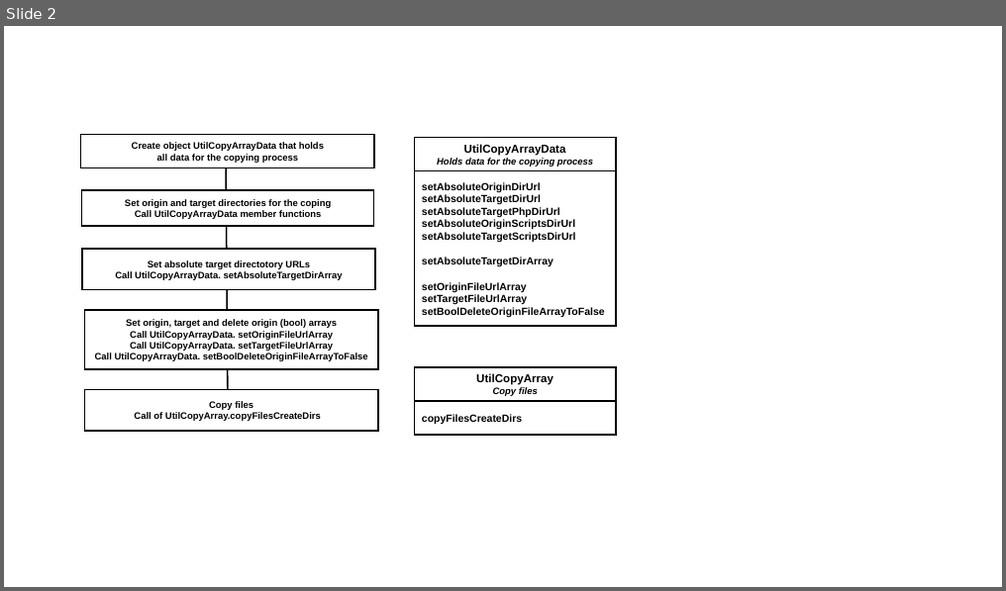
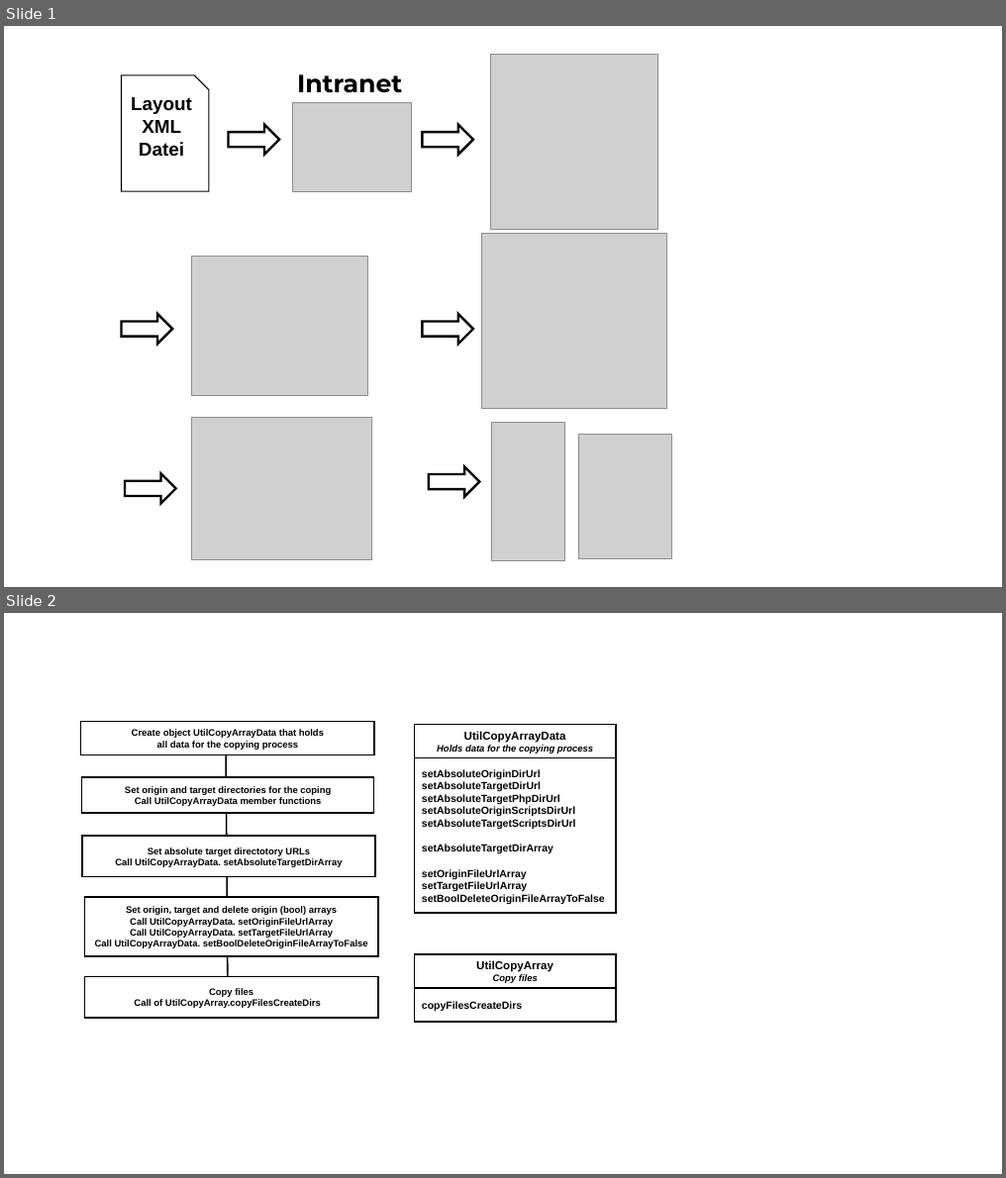
Before and after one commit to JazzLiveAarau/WwwReservationLayout, a slide deck: Description/ResrvationNewLayout.pptx. Shown one above the other, each under a label of ours: slide 2 before the commit, slides 1 and 2 after it. The pictures are 1006x591 and 1006x1178 pixels, drawn with LibreOffice and Linux fonts; fonts in the diff are those of the drawing; grey boxes stand for pictures. Boxes give left, top, right and bottom in pixels: in the first picture for what was removed or moved away, otherwise in the second. Text is boxed around its words. In the diff, an @@ line names an element or a change of style, - is before the commit and + after.

```diff
--- a/Description/ResrvationNewLayout.pptx
+++ b/Description/ResrvationNewLayout.pptx
@@ slide 1 added at (4, 26, 1002, 587), background #FFFFFF @@
@@ picture added at (491, 54, 658, 229) @@
@@ snip rect added at (122, 76, 209, 191), outline #000000 1 pt, 18 pt, text #000000, bold @@
+Layout XML Datei
@@ text added at (297, 75, 402, 93), 24 pt, text #000000, bold @@
+Intranet
@@ picture added at (292, 102, 411, 191) @@
@@ right arrow added at (229, 125, 279, 155), outline #000000 2.25 pt @@
@@ right arrow added at (423, 125, 473, 155), outline #000000 2.25 pt @@
@@ picture added at (481, 233, 667, 408) @@
@@ picture added at (191, 257, 368, 396) @@
@@ right arrow added at (122, 314, 172, 344), outline #000000 2.25 pt @@
@@ right arrow added at (423, 314, 473, 344), outline #000000 2.25 pt @@
@@ picture added at (191, 417, 372, 560) @@
@@ picture added at (491, 422, 564, 562) @@
@@ picture added at (578, 435, 672, 559) @@
@@ right arrow added at (429, 467, 479, 497), outline #000000 2.25 pt @@
@@ right arrow added at (125, 473, 175, 503), outline #000000 2.25 pt @@
```
Also in this commit, not shown: 1 slide removed, 5 other files.
